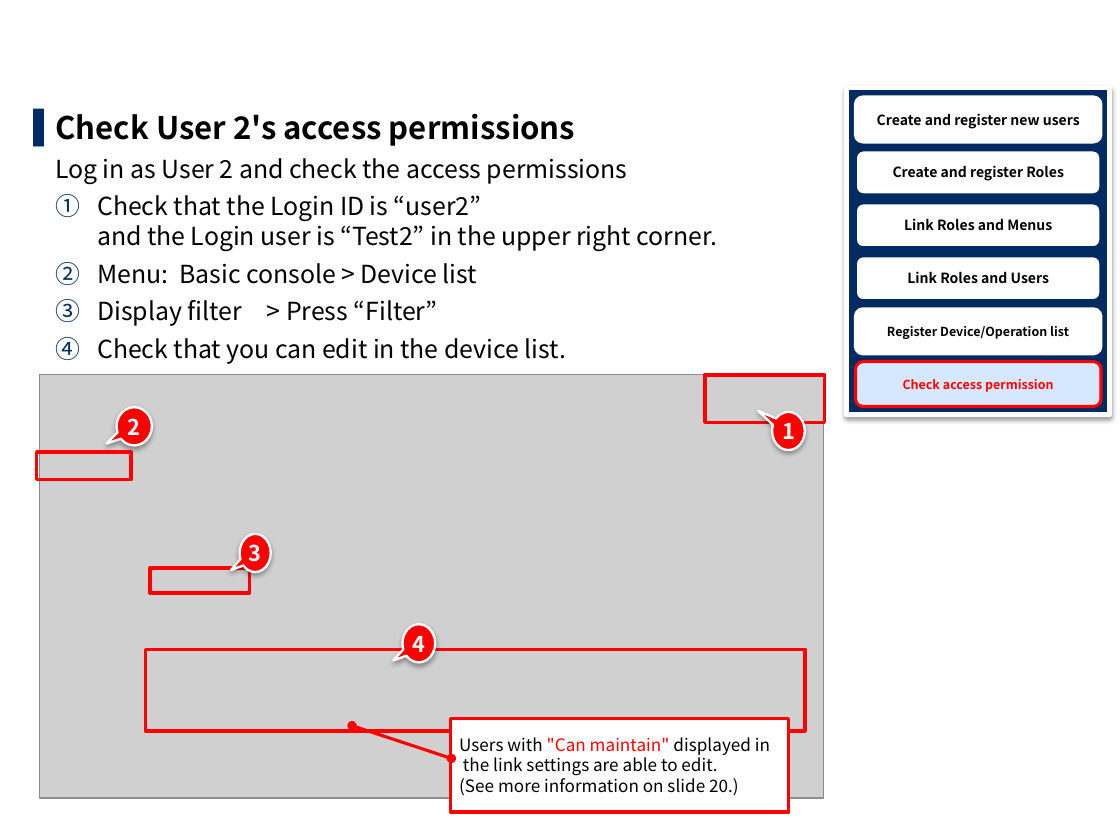
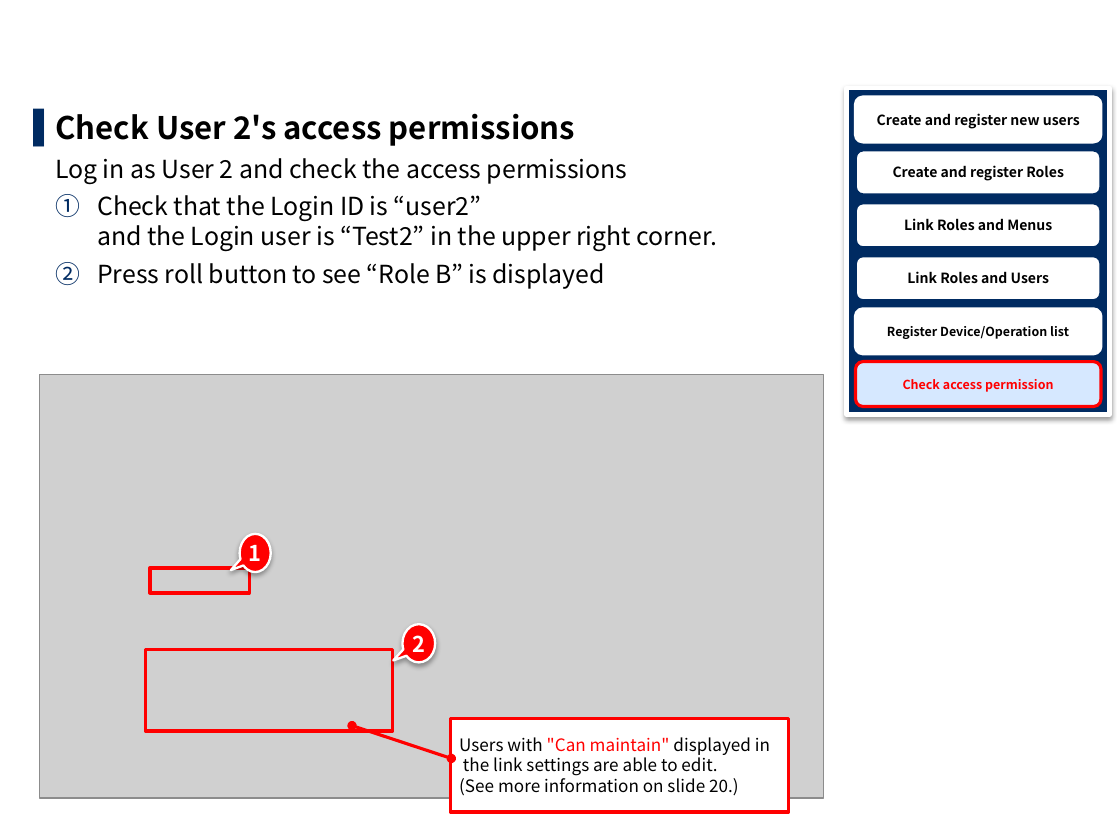
Before and after one commit to exastro-suite/it-automation-docs, a slide deck: slide 21 of asset/Learn/ITA-base_practice_EN.pptx (slide 19 before the commit). Drawn at 1120x840 pixels with LibreOffice and Linux fonts; fonts in the diff are those of the drawing; grey boxes stand for pictures; background and template pictures are left out. Boxes give left, top, right and bottom in pixels: in the first picture for what was removed or moved away, otherwise in the second. Text is boxed around its words. In the diff, an @@ line names an element or a change of style, - is before the commit and + after.

```diff
--- a/asset/Learn/ITA-base_practice_EN.pptx
+++ b/asset/Learn/ITA-base_practice_EN.pptx
@@ text at (97, 263, 605, 289): text changed @@
-2. Menu: Basic console > Device list
-3. Display filter > Press “Filter”
-4. Check that you can edit in the device list.
+2. Press roll button to see “Role B” is displayed
@@ rectangle removed at (706, 375, 825, 423) @@
@@ speech bubble removed at (116, 408, 152, 446) @@
-2
@@ speech bubble removed at (772, 412, 804, 450) @@
-1
@@ rectangle removed at (37, 452, 131, 479) @@
@@ text in speech bubble at (249, 545, 262, 561): text changed @@
-3
+1
@@ rectangle: place and size @@
-rectangle at (146, 650, 805, 731)
+rectangle at (146, 650, 392, 731)
@@ text in speech bubble at (412, 635, 425, 652): text changed @@
-4
+2
```
Also in this commit, not shown: 21 other slides changed, 6 slides added, 4 other files.
